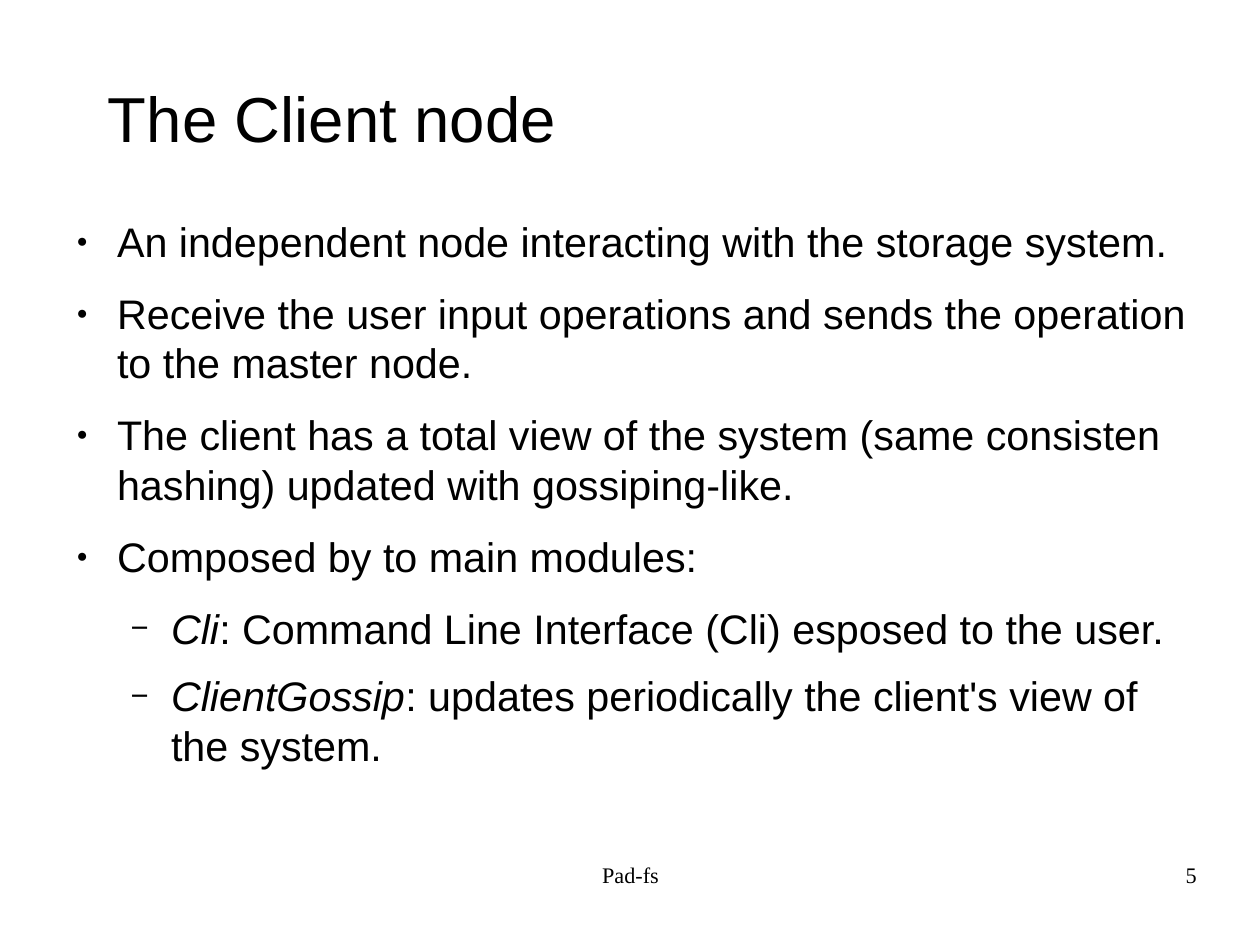
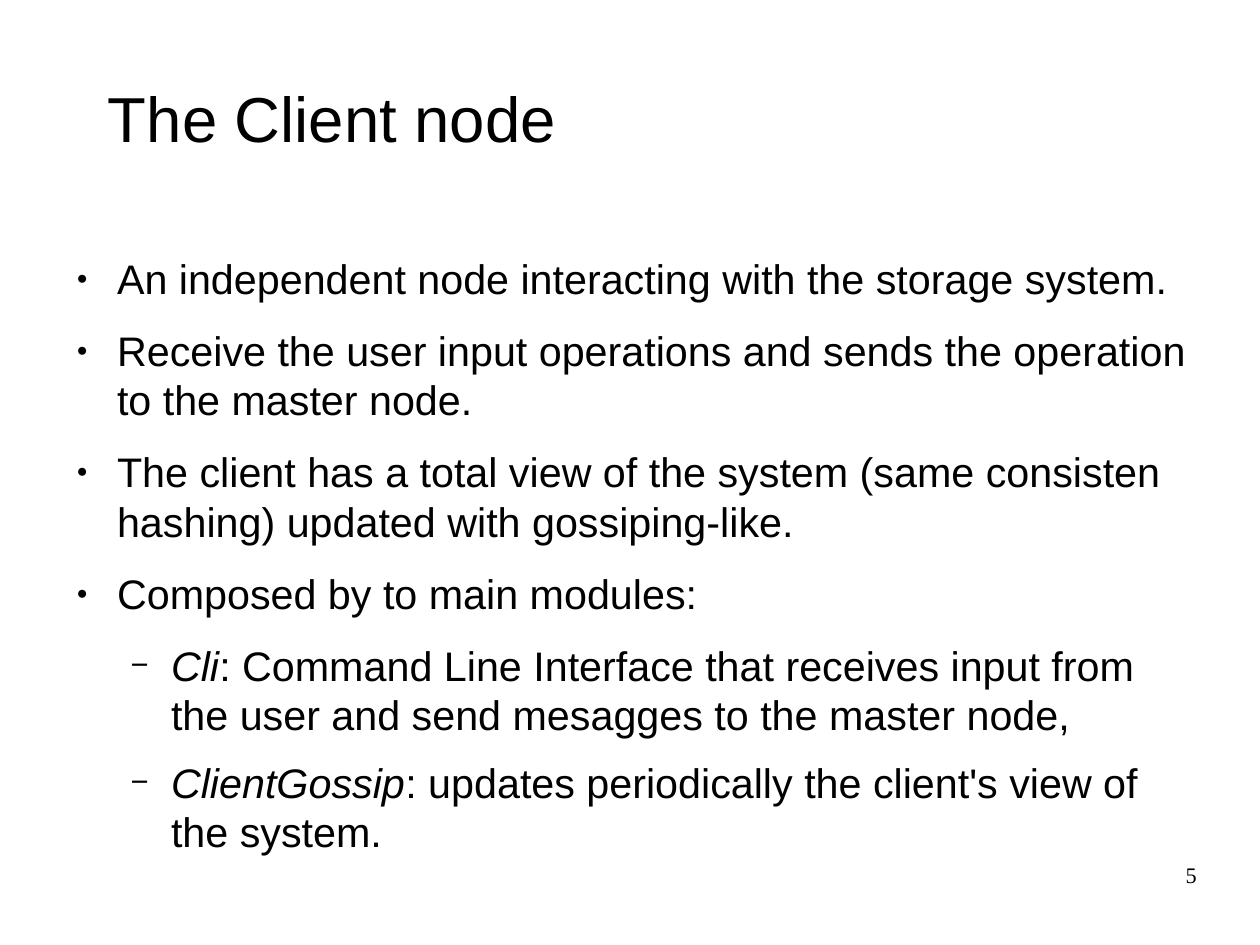
Before and after one commit to bhyvex/PAD-FileSystem, a slide deck: slide 5 of docs/Pad-fs_slides/Pad-fs_Neri.odp. Drawn at 1260x945 pixels with LibreOffice and Linux fonts; fonts in the diff are those of the drawing; background and template pictures are left out. Boxes give left, top, right and bottom in pixels: in the first picture for what was removed or moved away, otherwise in the second. Text is boxed around its words. In the diff, an @@ line names an element or a change of style, - is before the commit and + after.

```diff
--- a/docs/Pad-fs_slides/Pad-fs_Neri.odp
+++ b/docs/Pad-fs_slides/Pad-fs_Neri.odp
@@ text "An independent node interacting with ...": place and size @@
-text "An independent node interacting with ..." at <box>117,227,1185,769</box>
+text "An independent node interacting with ..." at <box>117,264,1185,806</box>
@@ text at <box>171,651,1133,738</box>: text changed @@
-  − Cli: Command Line Interface (Cli) esposed to the user.
+  − Cli: Command Line Interface that receives input from the user and send mesagges to the master node,
@@ text removed at <box>602,867,659,884</box> @@
-Pad-fs
```
Also in this commit, not shown: 14 other slides changed, 1 slide added, 1 other file.
